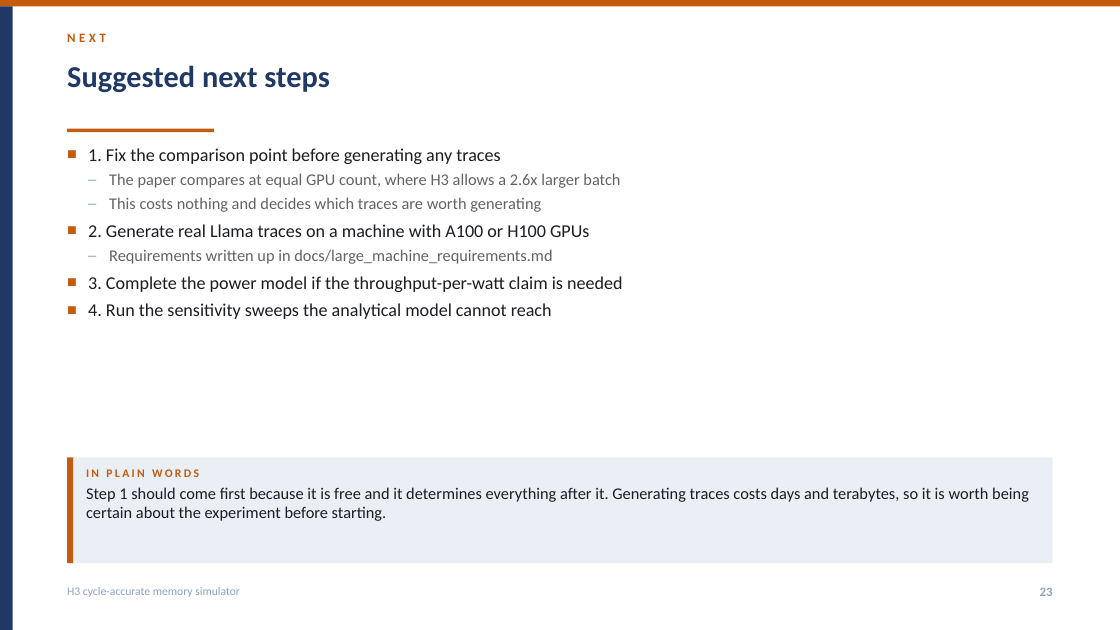
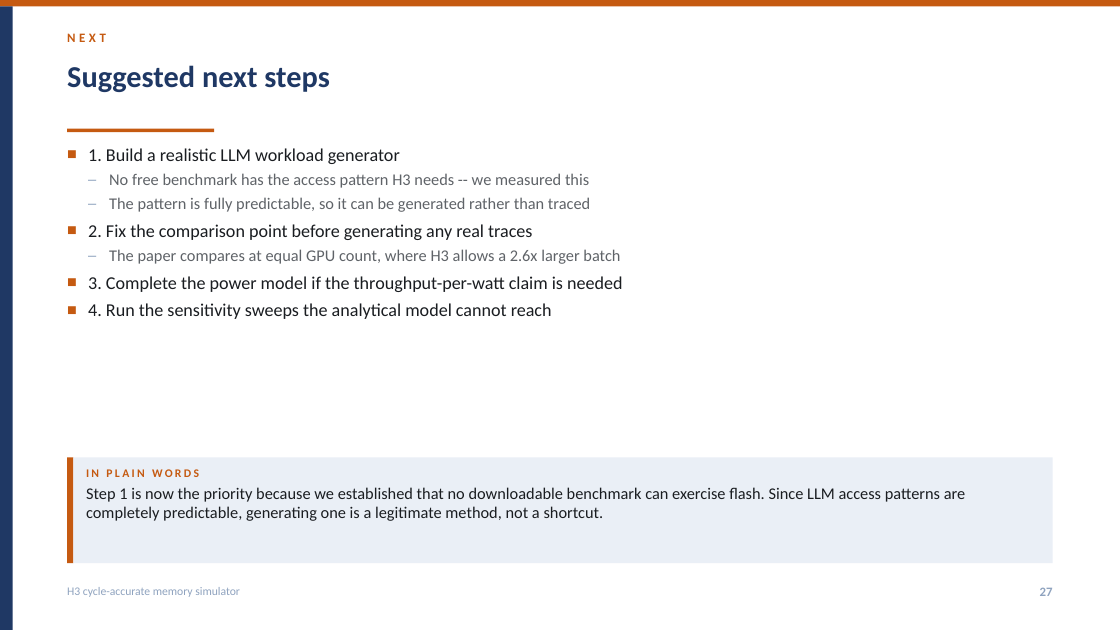
Before and after one commit to Shivanshmittal023/h3-hbf-sim, a slide deck: slide 27 of docs/h3_simulator_presentation.pptx (slide 23 before the commit). Drawn at 1120x630 pixels with LibreOffice and Linux fonts; fonts in the diff are those of the drawing. Boxes give left, top, right and bottom in pixels: in the first picture for what was removed or moved away, otherwise in the second. Text is boxed around its words. In the diff, an @@ line names an element or a change of style, - is before the commit and + after.

Commit message:
Let real traces drive the H3 router
A real Accel-Sim trace uses whatever addresses CUDA allocated (around
0x7f35ab700000), which fall in neither H3 region, so the router reported
every request unmapped and the HBF path never ran. That meant the memory
system had only ever been tested on a trace we generated ourselves.

tools/classify_trace.py finds the buffers a trace actually touches -- by
bucketing every address it sees, not just the declared MemcpyHtoD copies,
which would miss output-only buffers -- tallies reads and writes per buffer,
and applies H3's placement rule: large and never written goes to HBF. The
router gains an allocation-map decode mode alongside fixed regions, so
placement is derived from the trace rather than assumed.

--hbf-traffic-target forces a split on traces with no read-only data, so both
router paths carry real traffic when testing routing itself. The tool labels
that output as a test aid, not a physical placement.

scripts/run_real_trace.sh validates, classifies, then screens: below 1% HBF
traffic it stops rather than spending hours measuring nothing.

Screening all eleven rodinia benchmarks: 0.0-0.5% of traffic would reach HBF,
seven have no read-only data at all. Rodinia cannot exercise H3, and CUTLASS,
the only suite that could, is 3.3 TB. Established in seconds.

Docs and the 27-slide deck updated to match; 207 assertions passing.

```diff
--- a/docs/h3_simulator_presentation.pptx
+++ b/docs/h3_simulator_presentation.pptx
@@ text at (88, 148, 590, 240): text changed; size 15.5 to 14 pt; text colour #1A1D21 to #5F6368 @@
-■ 1. Fix the comparison point before generating any traces
+■ 1. Build a realistic LLM workload generator
+– No free benchmark has the access pattern H3 needs -- we measured this
+– The pattern is fully predictable, so it can be generated rather than traced
+■ 2. Fix the comparison point before generating any real traces
@@ text at (88, 197, 589, 264): paragraphs removed @@
-– This costs nothing and decides which traces are worth generating
-■ 2. Generate real Llama traces on a machine with A100 or H100 GPUs
-– Requirements written up in docs/large_machine_requirements.md
@@ text in rectangle at (86, 487, 965, 521): text changed @@
-Step 1 should come first because it is free and it determines everything after it. Generating traces costs days and terabytes, so it is worth being certain about the experiment before starting.
+Step 1 is now the priority because we established that no downloadable benchmark can exercise flash. Since LLM access patterns are completely predictable, generating one is a legitimate method, not a shortcut.
@@ text at (1040, 587, 1053, 596): text changed @@
-23
+27
```
Also in this commit, not shown: 8 other slides changed, 4 slides added, 8 other files.
